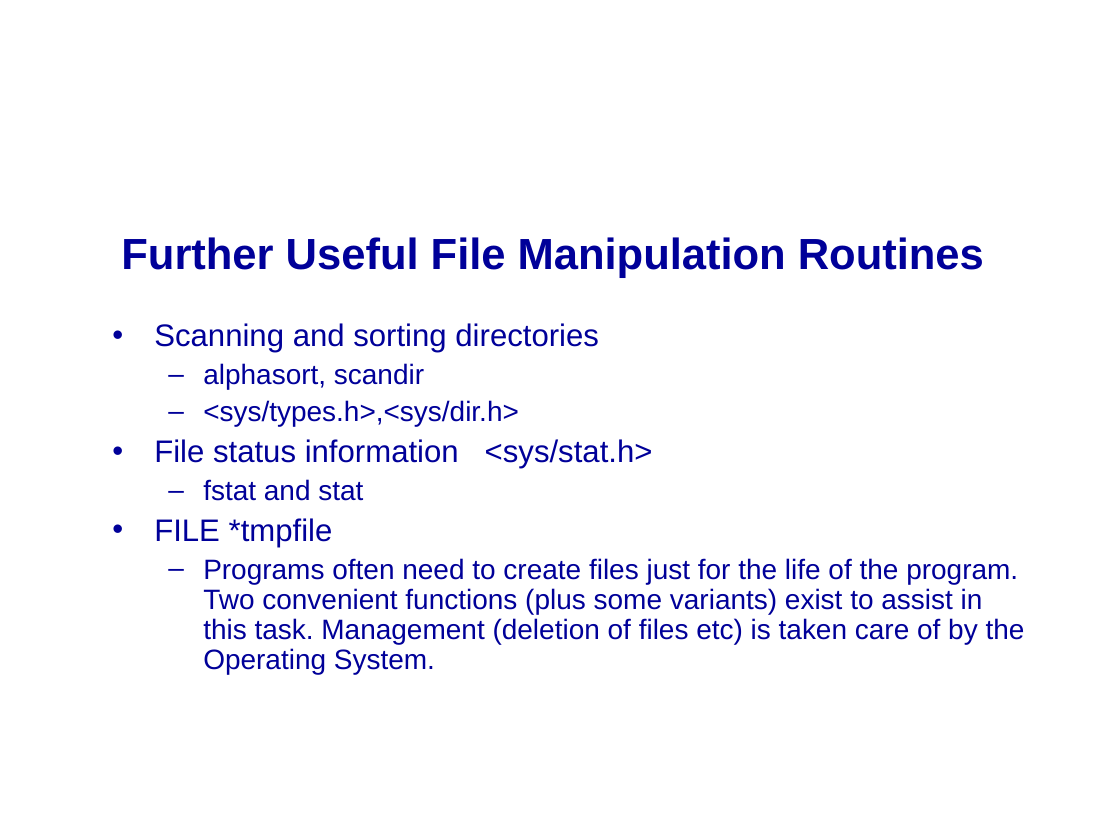
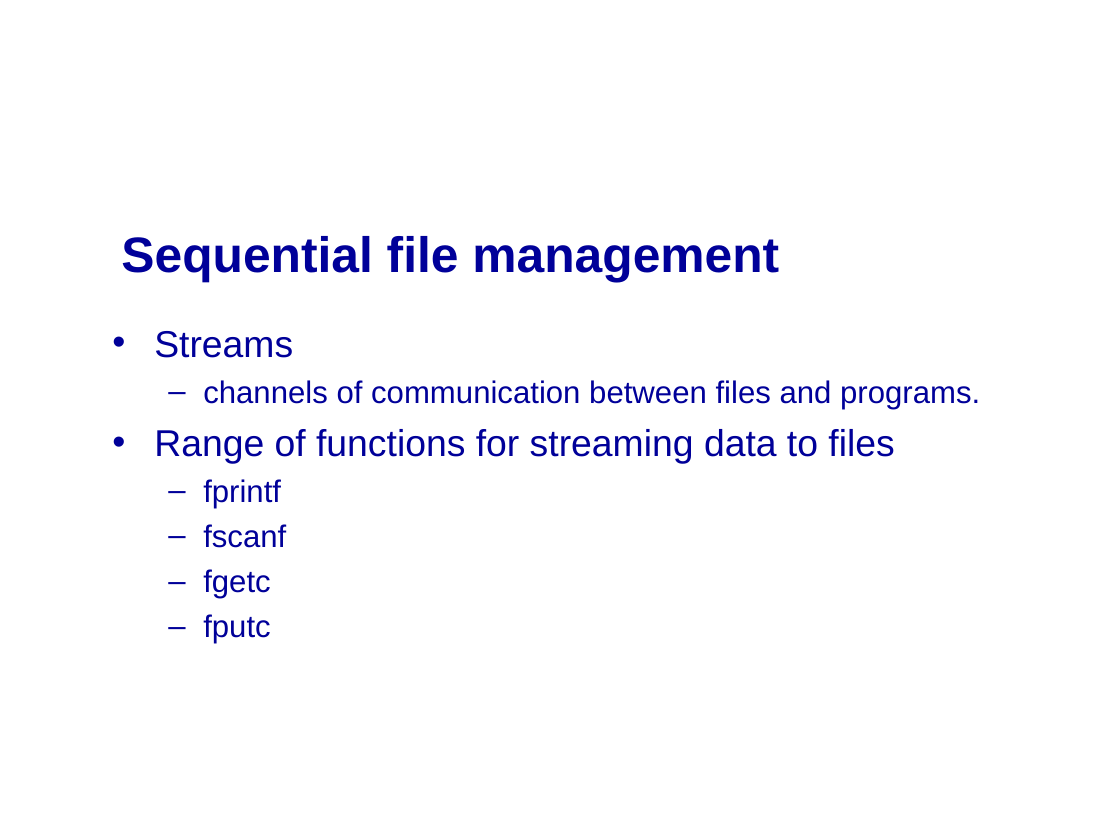
Before and after one commit to mikeg64/iome, a slide deck: slide 14 of src/examples/course/c/presentation/IntrotoC4.ppt (slide 38 before the commit). Drawn at 1120x840 pixels with LibreOffice and Linux fonts; fonts in the diff are those of the drawing; background and template pictures are left out. Boxes give left, top, right and bottom in pixels: in the first picture for what was removed or moved away, otherwise in the second. Text is boxed around its words. In the diff, an @@ line names an element or a change of style, - is before the commit and + after.

```diff
--- a/src/examples/course/c/presentation/IntrotoC4.ppt
+++ b/src/examples/course/c/presentation/IntrotoC4.ppt
@@ title at <box>121,236,779,282</box>: text changed; size 28 to 32 pt @@
-Further Useful File Manipulation Routines
+Sequential file management
@@ text at <box>154,331,980,644</box>: text changed; size 18 to 20 pt @@
-• Scanning and sorting directories
-  – alphasort, scandir
-  – <sys/types.h>,<sys/dir.h>
-• File status information <sys/stat.h>
-  – fstat and stat
-• FILE *tmpfile
-  – Programs often need to create files just for the life of the program. Two convenient functions (plus some variants) exist to assist in this task. Management (deletion of files etc) is taken care of by the Operating System.
+• Streams
+  – channels of communication between files and programs.
+• Range of functions for streaming data to files
+  – fprintf
+  – fscanf
+  – fgetc
+  – fputc
```
Also in this commit, not shown: 3 other slides changed, 23 slides added, 39 slides removed, 5 other files.
